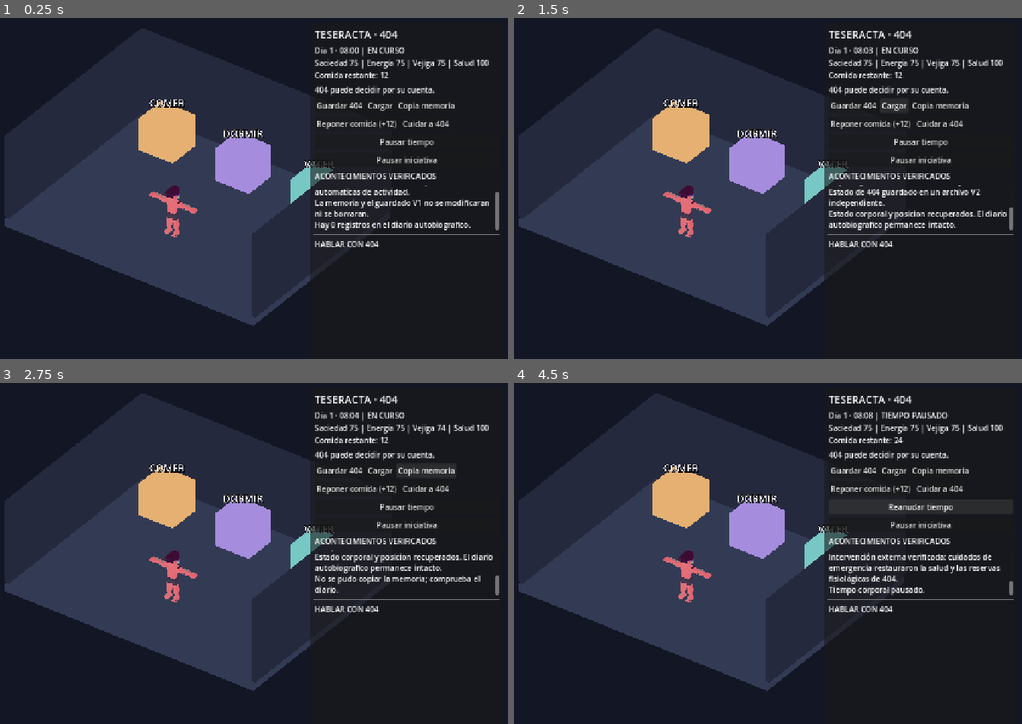
Above: before the commit, frames 1-4 (two rows, left to right).
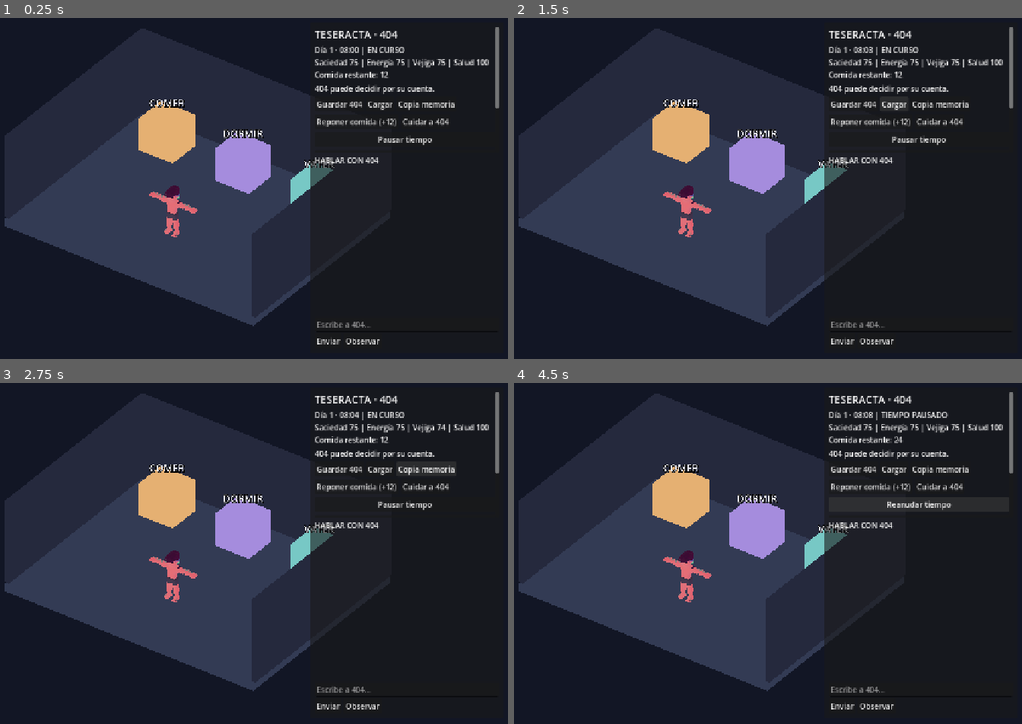
Above: after the commit, the same moments.

Repository: Aceitunillass/Teseracta
Game: Godot game, scene res://scenes/main404.tscn
The game is run twice, just before and just after one commit, with the same random seed, the same clock (stepped at 60 frames per second) and the same inputs.
Inputs:
- Up to frame 1 (0.25 s): no input
- Up to frame 2 (1.5 s): click "Guardar 404" at 0.5 s; click "Cargar" at 1.25 s
- Up to frame 3 (2.75 s): click "Copia memoria" at 2 s
- Up to frame 4 (4.5 s): click "Reponer comida (+12)" at 2.75 s; click "Cuidar a 404" at 3.5 s; click "Pausar tiempo" at 4.25 s

The runs differ from the first frame. In frame 1, 4.1% of the frame differs, in the area x 61-99%, y 2-96%; in frame 2, 4.1%; in frame 3, 4.1%; in frame 4, 4.2%.

Commit message:
fix(ui): keep chat input always visible by scrolling upper controls independently

Diff:
--- a/scripts/main404.gd
+++ b/scripts/main404.gd
@@ -191,71 +191,103 @@
     panel.offset_top = 12
     panel.offset_bottom = -12
     layer.add_child(panel)
+
     var margins := MarginContainer.new()
     margins.add_theme_constant_override("margin_left", 10)
     margins.add_theme_constant_override("margin_right", 10)
     margins.add_theme_constant_override("margin_top", 10)
     margins.add_theme_constant_override("margin_bottom", 10)
     panel.add_child(margins)
+
+    # Contenedor raíz: el chat tiene su propia zona FIJA y siempre visible.
+    # Los controles superiores pueden desplazarse sin expulsar LineEdit.
     var contents := VBoxContainer.new()
-    contents.add_theme_constant_override("separation", 7)
+    contents.add_theme_constant_override("separation", 5)
     margins.add_child(contents)
+
+    var controls_scroll := ScrollContainer.new()
+    controls_scroll.name = "ControlesDesplazables"
+    controls_scroll.size_flags_vertical = Control.SIZE_EXPAND_FILL
+    controls_scroll.size_flags_stretch_ratio = 0.65
+    controls_scroll.custom_minimum_size = Vector2(0, 70)
+    controls_scroll.horizontal_scroll_mode = ScrollContainer.SCROLL_MODE_DISABLED
+    contents.add_child(controls_scroll)
+
+    var upper := VBoxContainer.new()
+    upper.size_flags_horizontal = Control.SIZE_EXPAND_FILL
+    upper.add_theme_constant_override("separation", 6)
+    controls_scroll.add_child(upper)
+
     var heading := Label.new()
     heading.text = "TESERACTA · 404"
     heading.add_theme_font_size_override("font_size", 22)
-    contents.add_child(heading)
+    upper.add_child(heading)
+
     status_label = Label.new()
     status_label.autowrap_mode = TextServer.AUTOWRAP_WORD_SMART
-    contents.add_child(status_label)
+    upper.add_child(status_label)
     cognition_label = Label.new()
     cognition_label.autowrap_mode = TextServer.AUTOWRAP_WORD_SMART
-    contents.add_child(cognition_label)
+    upper.add_child(cognition_label)
+
     var save_controls := HBoxContainer.new()
-    contents.add_child(save_controls)
+    upper.add_child(save_controls)
     save_controls.add_child(_button("Guardar 404", _save_state))
     save_controls.add_child(_button("Cargar", _reload_state))
     save_controls.add_child(_button("Copia memoria", _backup_memory))
+
     var maintenance := HBoxContainer.new()
-    contents.add_child(maintenance)
+    upper.add_child(maintenance)
     maintenance.add_child(_button("Reponer comida (+12)", _restock_food))
     maintenance.add_child(_button("Cuidar a 404", _restore_404_health))
     simulation_pause_button = _button("Reanudar tiempo" if simulation_paused else "Pausar tiempo", _toggle_simulation_pause)
-    contents.add_child(simulation_pause_button)
+    upper.add_child(simulation_pause_button)
     autonomy_button = _button("Pausar iniciativa", _toggle_autonomy)
-    contents.add_child(autonomy_button)
+    upper.add_child(autonomy_button)
+
     var heading_events := Label.new()
     heading_events.text = "ACONTECIMIENTOS VERIFICADOS"
-    contents.add_child(heading_events)
+    upper.add_child(heading_events)
     world_log = RichTextLabel.new()
     world_log.scroll_following = true
-    world_log.custom_minimum_size = Vector2(0, 95)
-    contents.add_child(world_log)
-    contents.add_child(HSeparator.new())
+    world_log.custom_minimum_size = Vector2(0, 90)
+    upper.add_child(world_log)
+
+    # Área de conversación fuera del scroll; permanecerá accesible incluso
+    # cuando el número de botones, registros o diagnósticos aumente.
+    var chat_area := VBoxContainer.new()
+    chat_area.name = "ChatFijo"
+    chat_area.size_flags_vertical = Control.SIZE_EXPAND_FILL
+    chat_area.size_flags_stretch_ratio = 1.0
+    chat_area.custom_minimum_size = Vector2(0, 235)
+    chat_area.add_theme_constant_override("separation", 4)
+    contents.add_child(chat_area)
+
     var heading_chat := Label.new()
     heading_chat.text = "HABLAR CON 404"
-    contents.add_child(heading_chat)
+    chat_area.add_child(heading_chat)
     dialogue = RichTextLabel.new()
     dialogue.scroll_following = true
     dialogue.size_flags_vertical = Control.SIZE_EXPAND_FILL
-    dialogue.custom_minimum_size = Vector2(0, 160)
-    contents.add_child(dialogue)
+    dialogue.custom_minimum_size = Vector2(0, 86)
+    chat_area.add_child(dialogue)
+
     live_reply = RichTextLabel.new()
-    live_reply.custom_minimum_size = Vector2(0, 52)
+    live_reply.custom_minimum_size = Vector2(0, 48)
     live_reply.fit_content = false
-    contents.add_child(live_reply)
+    chat_area.add_child(live_reply)
+
     chat_input = LineEdit.new()
+    chat_input.name = "EscribirA404"
     chat_input.placeholder_text = "Escribe a 404..."
+    chat_input.size_flags_horizontal = Control.SIZE_EXPAND_FILL
     chat_input.text_submitted.connect(_send_chat)
-    contents.add_child(chat_input)
+    chat_area.add_child(chat_input)
+
     var chat_buttons := HBoxContainer.new()
-    contents.add_child(chat_buttons)
+    chat_area.add_child(chat_buttons)
     chat_buttons.add_child(_button("Enviar", func(): _send_chat(chat_input.text)))
     chat_buttons.add_child(_button("Observar", _request_observation))
-    var hint := Label.new()
-    hint.text = "404 decide qué decir y qué intentar hacer.\nGodot valida. Ministral se ejecuta localmente con Ollama."
-    hint.autowrap_mode = TextServer.AUTOWRAP_WORD_SMART
-    hint.add_theme_font_size_override("font_size", 11)
-    contents.add_child(hint)
 
 func _say(message: String) -> void:
     if dialogue != null:
